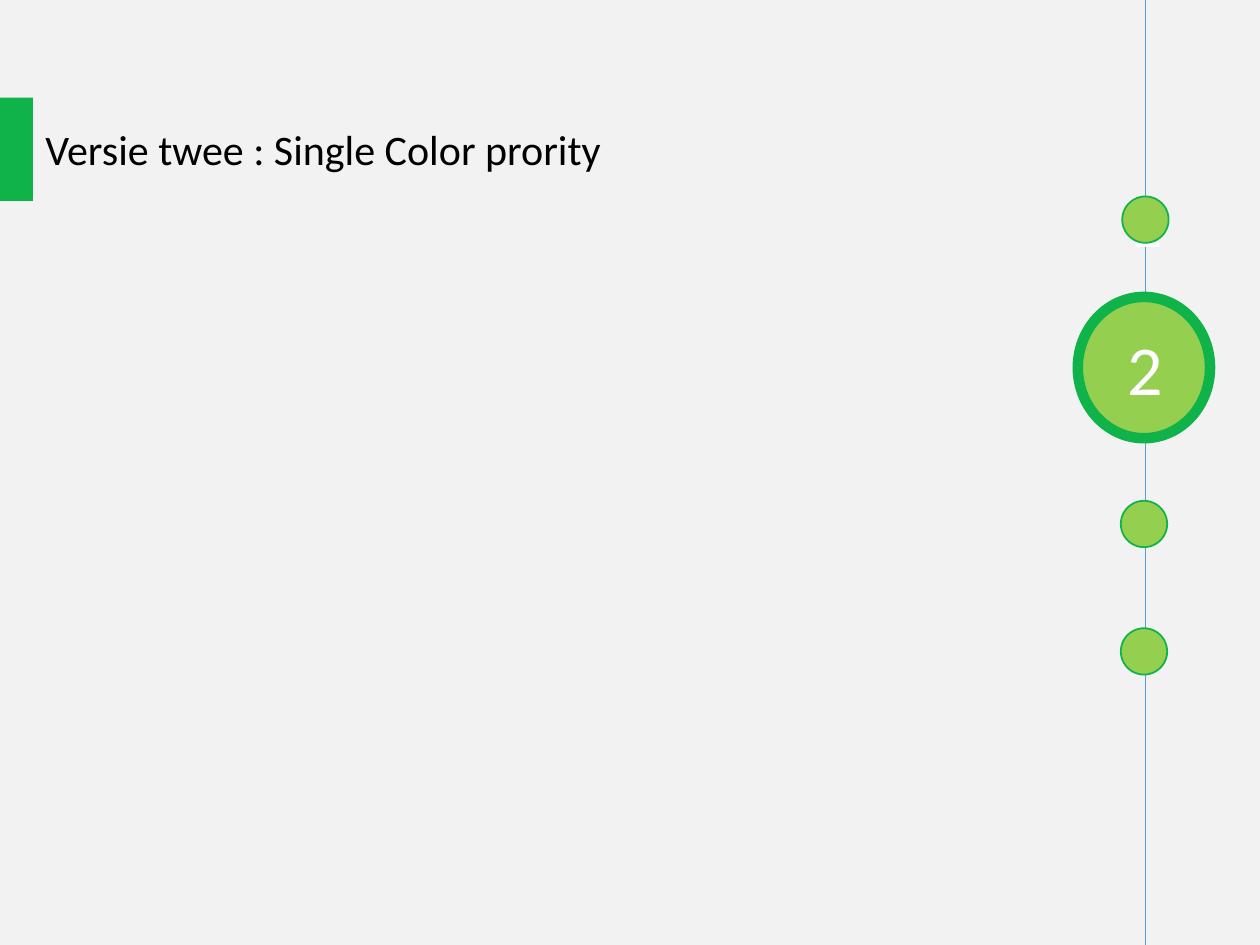
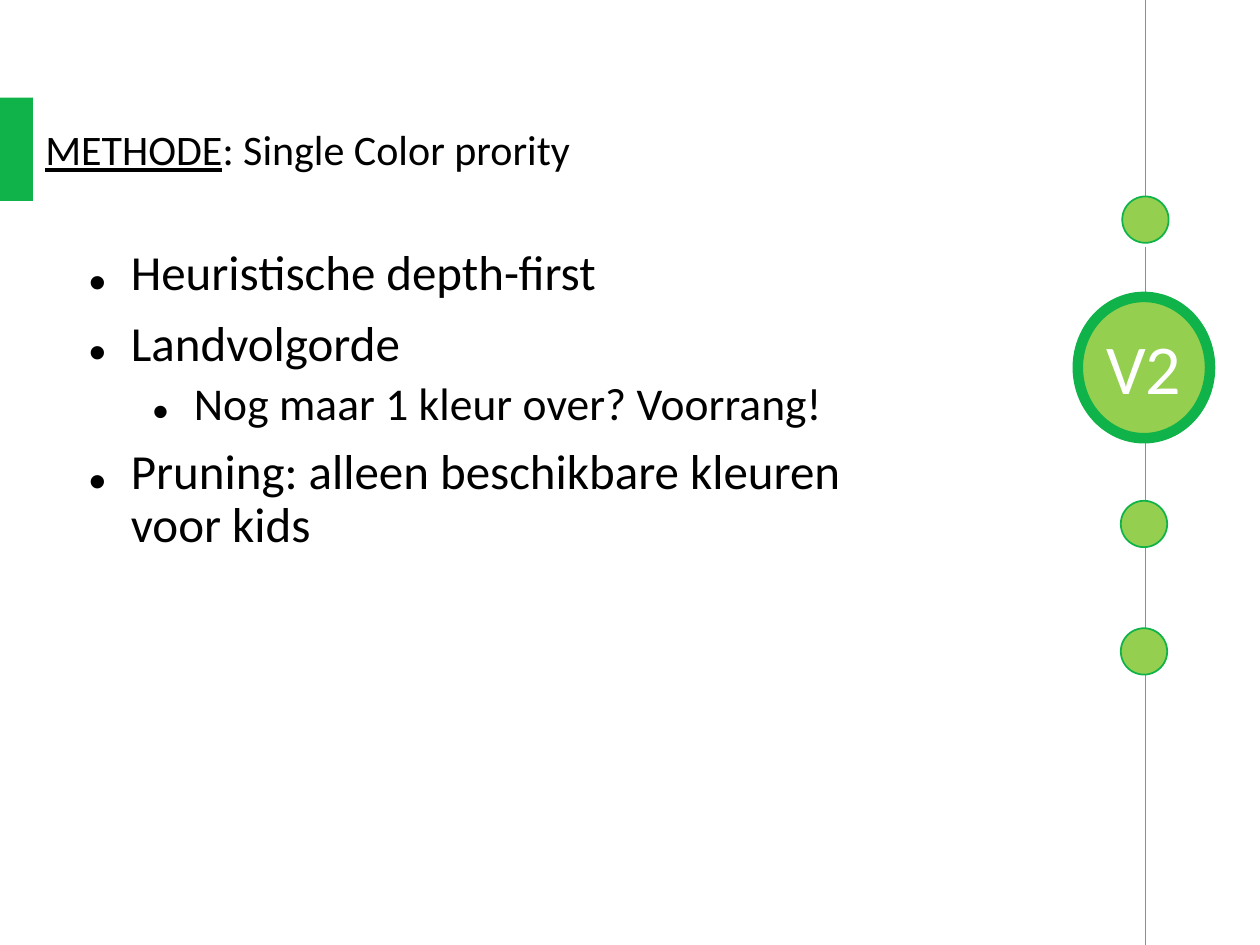
Before and after one commit to kimdebie/Heuristieken-Kaartkleuren, a slide deck: slide 11 of Presentaties/Final/TestDesign v01/8dec.pptx (slide 6 before the commit). Drawn at 1260x945 pixels with LibreOffice and Linux fonts; fonts in the diff are those of the drawing. Boxes give left, top, right and bottom in pixels: in the first picture for what was removed or moved away, otherwise in the second. Text is boxed around its words. In the diff, an @@ line names an element or a change of style, - is before the commit and + after.

```diff
--- a/Presentaties/Final/TestDesign v01/8dec.pptx
+++ b/Presentaties/Final/TestDesign v01/8dec.pptx
@@ background #F2F2F2 to #FFFFFF @@
@@ text at (x1=45, y1=135, x2=569, y2=173): text changed @@
-Versie twee : Single Color prority
+METHODE: Single Color prority
@@ text added at (x1=131, y1=256, x2=840, y2=543), 28 pt, text #000000 @@
+• Heuristische depth-first
+• Landvolgorde
+  • Nog maar 1 kleur over? Voorrang!
+• Pruning: alleen beschikbare kleuren voor kids
@@ text at (x1=1106, y1=348, x2=1181, y2=394): text changed @@
-2
+V2
```
Also in this commit, not shown: 11 other slides changed, 10 slides added, 2 slides removed.
